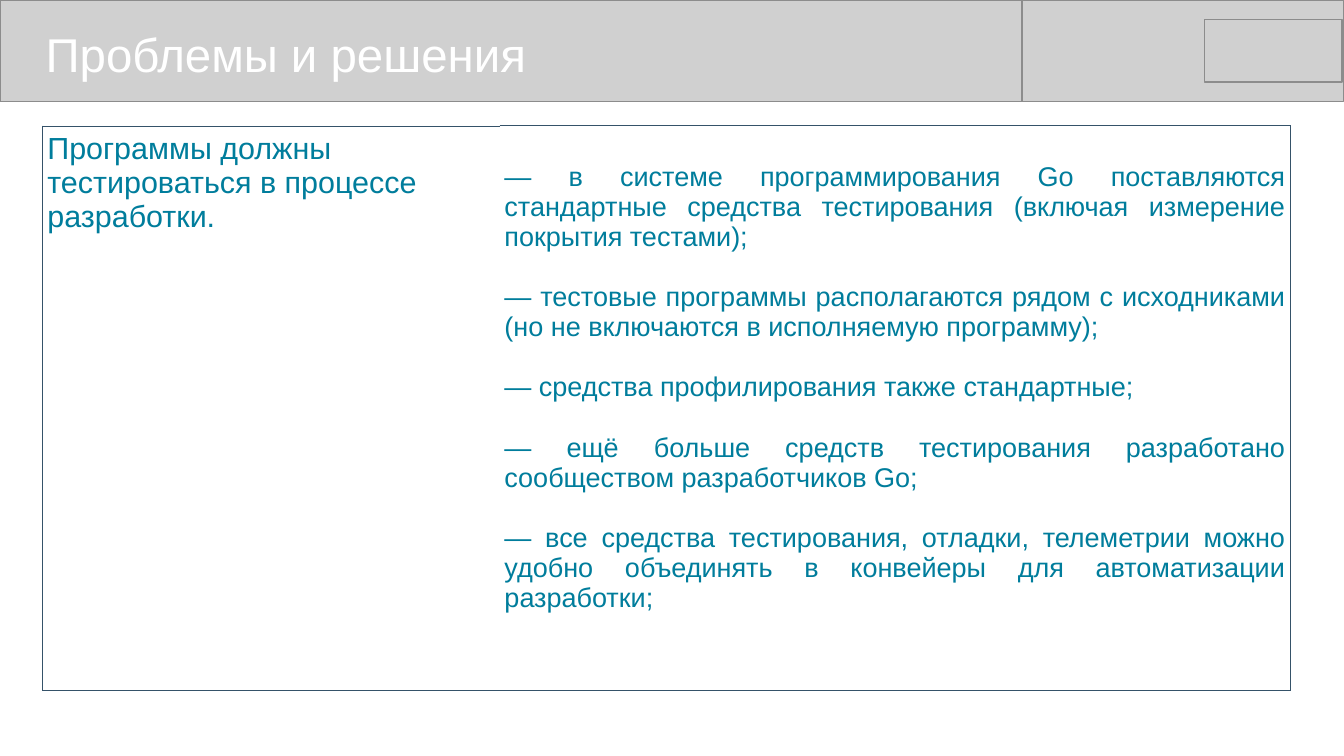
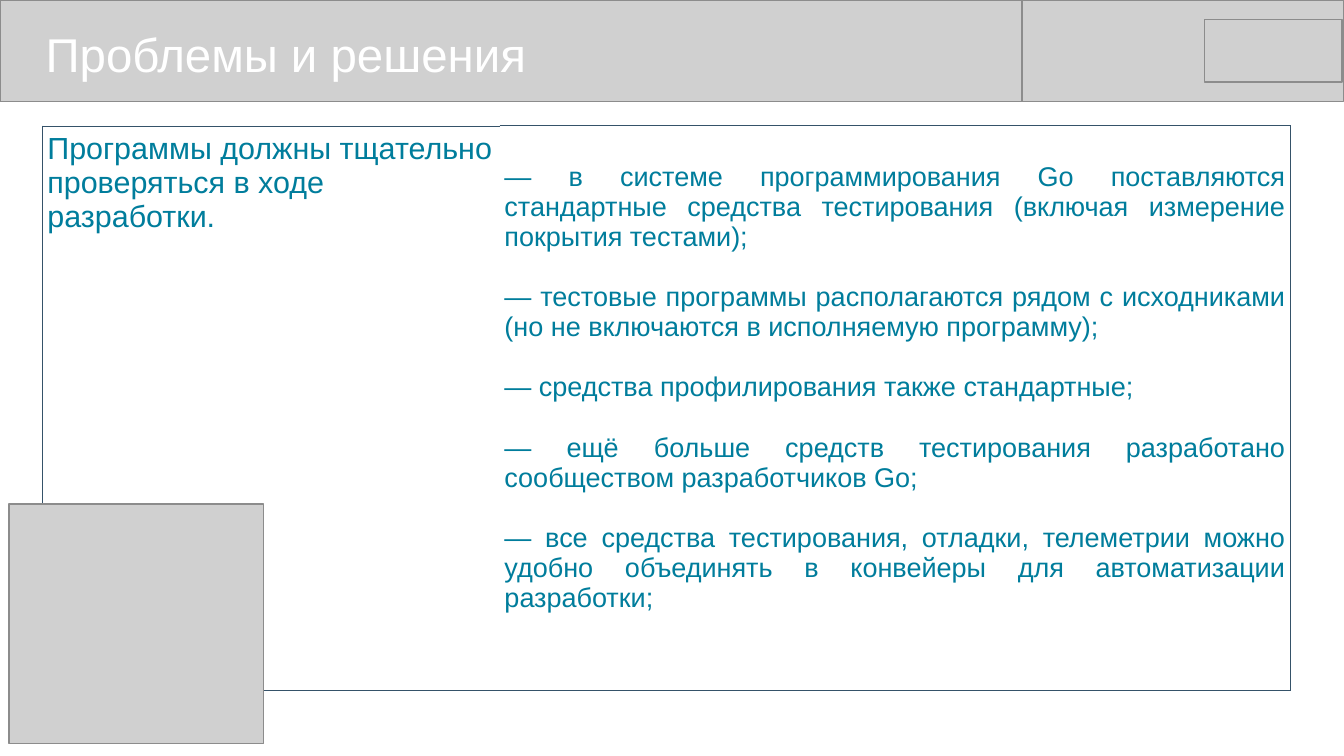
Before and after one commit to mike-shock/Go_language, a slide deck: slide 15 of view/Go_View.odp (slide 14 before the commit). Drawn at 1344x756 pixels with LibreOffice and Linux fonts; fonts in the diff are those of the drawing; grey boxes stand for pictures. Boxes give left, top, right and bottom in pixels: in the first picture for what was removed or moved away, otherwise in the second. Text is boxed around its words. In the diff, an @@ line names an element or a change of style, - is before the commit and + after.

```diff
--- a/view/Go_View.odp
+++ b/view/Go_View.odp
@@ table at bbox=[43, 126, 1292, 648] @@
-row 1, column 1: Программы должны тестироваться в процессе разработки.
+row 1, column 1: Программы должны тщательно проверяться в ходе разработки.
@@ picture added at bbox=[9, 504, 263, 744] @@
```
Also in this commit, not shown: 13 other slides changed, 1 slide added, 6 other files.
